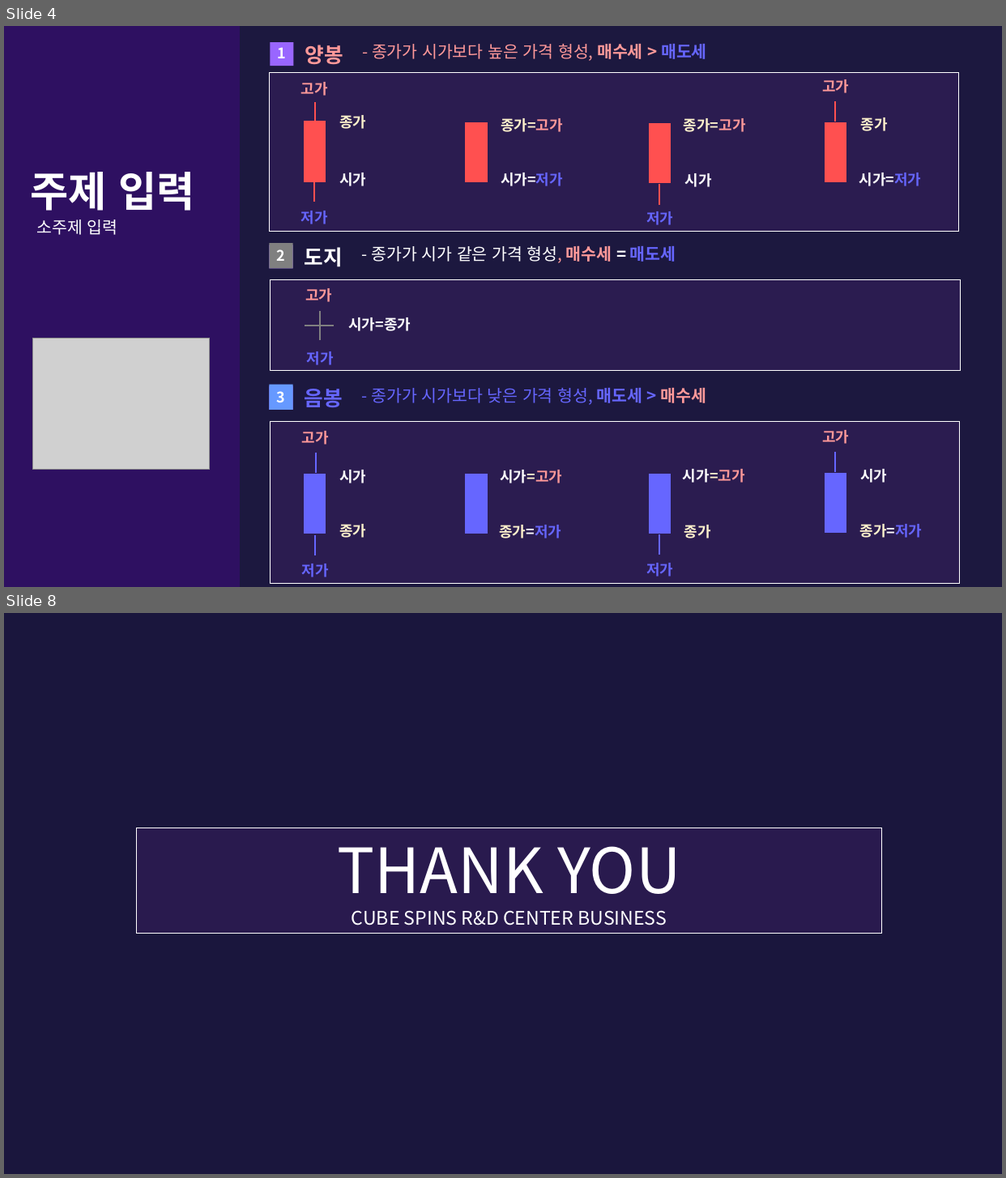
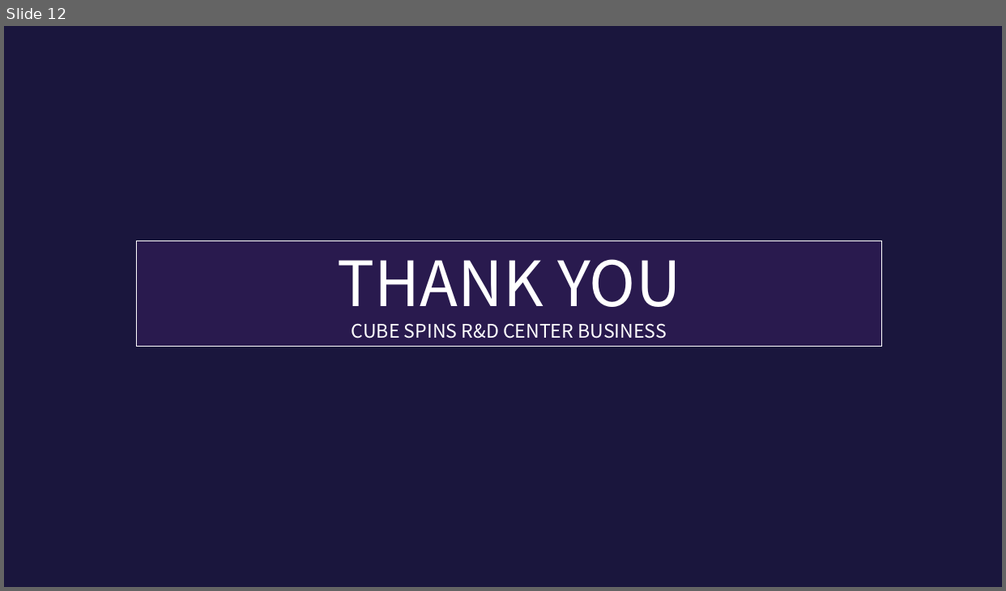
Before and after one commit to kanagku123/flutter, a slide deck: lib/practice/세미나 PPT.pptx. Shown one above the other, each under a label of ours: slides 4 and 8 before the commit, slide 12 after it; the slides between them are not shown. The pictures are 1006x1178 and 1006x591 pixels, drawn with LibreOffice and Linux fonts; fonts in the diff are those of the drawing; grey boxes stand for pictures. Boxes give left, top, right and bottom in pixels: in the first picture for what was removed or moved away, otherwise in the second. Text is boxed around its words. In the diff, an @@ line names an element or a change of style, - is before the commit and + after.

```diff
--- a/lib/practice/세미나 PPT.pptx
+++ b/lib/practice/세미나 PPT.pptx
@@ slide 4 removed at <box>4,26,1002,587</box>, background #1A163D @@
@@ rectangle removed at <box>4,26,240,587</box> @@
@@ group removed at <box>270,42,707,66</box>: 3 texts, 1 rectangle @@
-양봉
-1
-- 종가가 시가보다 높은 가격 형성, 매수세 > 매도세
@@ rectangle removed at <box>269,72,958,232</box> @@
@@ text removed at <box>30,172,194,211</box> @@
-주제 입력
@@ group removed at <box>301,79,922,225</box>: 12 texts, 4 rectangles, 4 lines @@
-고가
-종가
-시가
-저가
-종가=고가
-시가=저가
-시가
-저가
-종가=고가
-고가
-종가
-시가=저가
@@ text removed at <box>37,220,118,235</box> @@
-소주제 입력
@@ group removed at <box>269,243,676,268</box>: 2 texts, 2 rectangles @@
-도지
-2
-- 종가가 시가 같은 가격 형성, 매수세 = 매도세
@@ rectangle removed at <box>270,280,960,371</box> @@
@@ picture removed at <box>33,338,210,470</box> @@
@@ group removed at <box>305,288,411,365</box>: 3 texts, 2 lines @@
-시가=종가
-고가
-저가
@@ group removed at <box>269,385,707,410</box>: 2 texts, 2 rectangles @@
-- 종가가 시가보다 낮은 가격 형성, 매도세 > 매수세
-음봉
-3
@@ rectangle removed at <box>270,421,959,584</box> @@
@@ group removed at <box>302,430,923,578</box>: 12 texts, 4 rectangles, 4 lines @@
-고가
-시가
-종가
-저가
-시가=고가
-종가=저가
-종가
-저가
-시가=고가
-고가
-시가
-종가=저가
@@ what was slide 8 is now slide 12 @@
```
Also in this commit, not shown: 4 slides changed, 7 slides added, 2 other slides removed, 1 other file.
